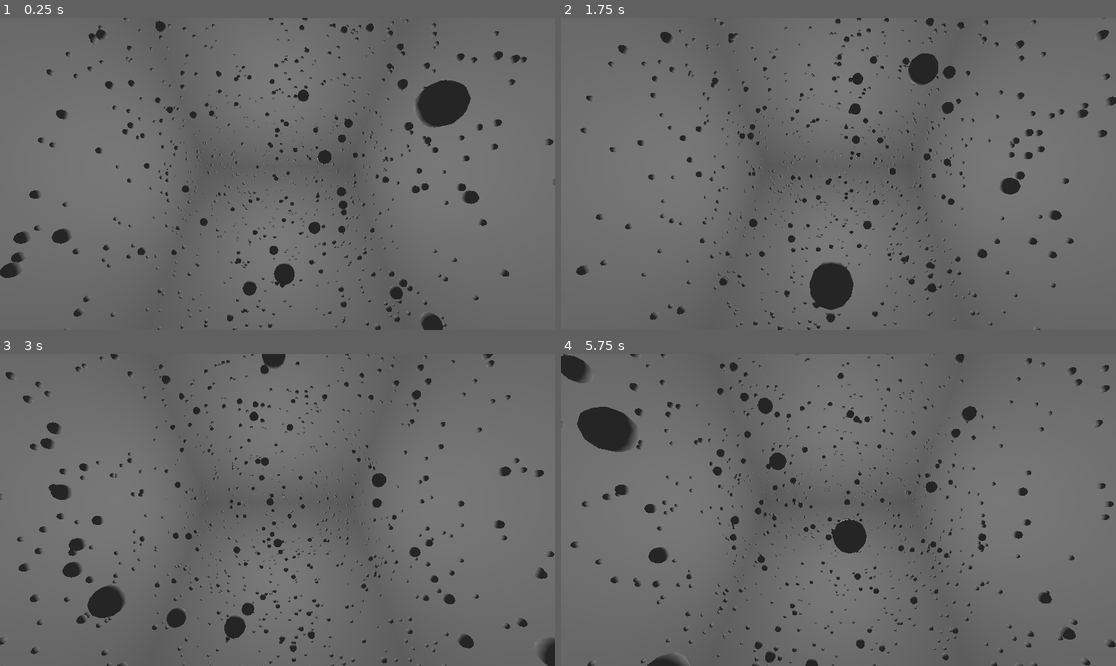
Above: before the commit, frames 1-4 (two rows, left to right).
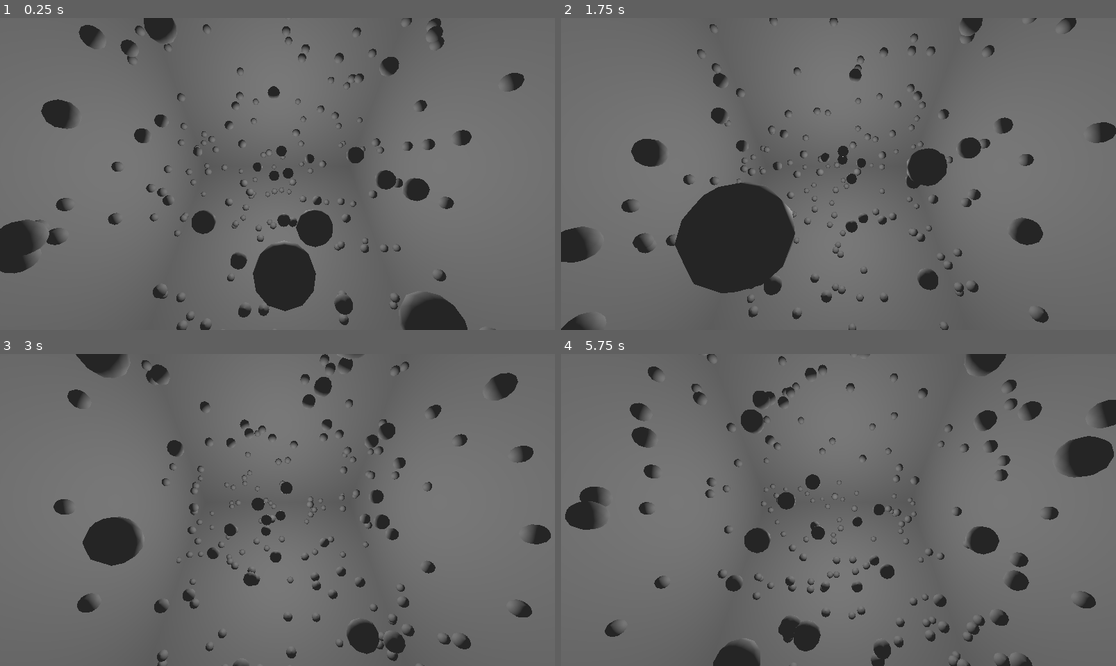
Above: after the commit, the same moments.

Repository: sciemniak000/Pool3D
Game: Godot game, scene res://pool_area.tscn
The game is run twice, just before and just after one commit, with the same random seed, the same clock (stepped at 60 frames per second) and the same inputs.
Inputs (mouse positions are in pixels of both pictures, inside the frame that each line leads up to):
- Up to frame 1 (0.25 s): no input
- Up to frame 2 (1.75 s): tap Enter at 0.5 s; move the mouse to (960, 158) at 0.52 s; click (960, 158) at 0.67 s; tap Space at 1.25 s; move the mouse to (727, 189) at 1.27 s; click (727, 189) at 1.42 s
- Up to frame 3 (3 s): move the mouse to (333, 441) at 2.02 s; click (333, 441) at 2.17 s; move the mouse to (249, 572) at 2.77 s; click (249, 572) at 2.92 s
- Up to frame 4 (5.75 s): move the mouse to (1005, 556) at 3.52 s; click (1005, 556) at 3.67 s; move the mouse to (672, 463) at 4.27 s; click (672, 463) at 4.42 s; move the mouse to (866, 510) at 5.02 s; click (866, 510) at 5.17 s

The runs differ from the first frame. In frame 1, 12% of the frame differs, in the area x 0-100%, y 0-100%; in frame 2, 16%; in frame 3, 12%; in frame 4, 14%.

Commit message:
Modify balls amount and size

Diff:
--- a/node3dBall.tscn
+++ b/node3dBall.tscn
@@ -14,3 +14,4 @@
 disabled = true
 
 [node name="CSGSphere3D" type="CSGSphere3D" parent="StaticBody3D/CollisionShape3D"]
+radius = 1.5
--- a/pool_area.gd
+++ b/pool_area.gd
@@ -14,7 +14,7 @@
 var ballsCollidingLeft := []
 var ballsCollidingRight := []
 var rng = RandomNumberGenerator.new()
-var amountOfBalls = 1000
+var amountOfBalls = 200
 var maxSpeed = 30.0
 
 var debugCounter = 0
